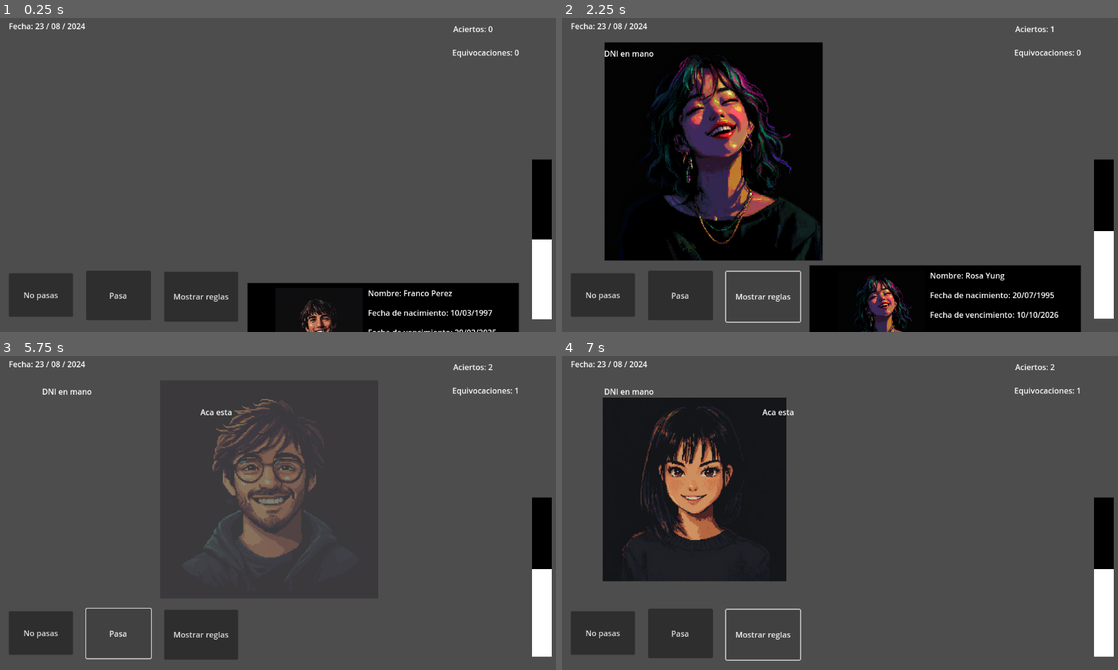
Above: before the commit, frames 1-4 (two rows, left to right).
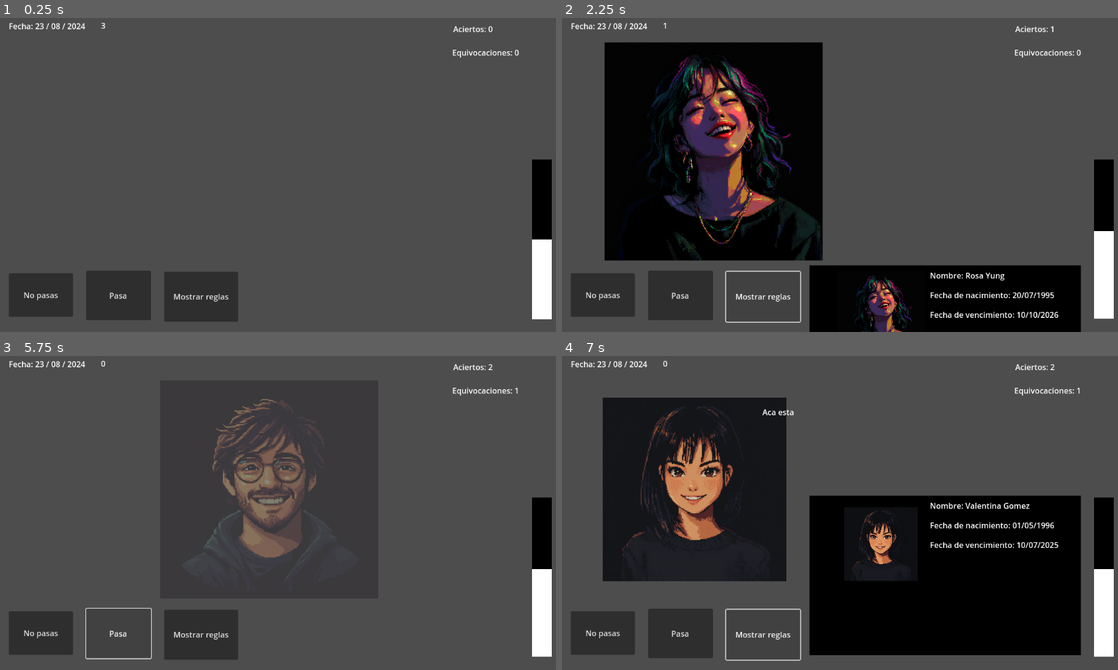
Above: after the commit, the same moments.

Repository: joacoague15/dni-en-mano
Game: Godot game, scene res://main_scene.tscn
The game is run twice, just before and just after one commit, with the same random seed, the same clock (stepped at 60 frames per second) and the same inputs.
Inputs:
- Up to frame 1 (0.25 s): no input
- Up to frame 2 (2.25 s): click "Pasa" at 0.5 s; click "Mostrar reglas" at 1.25 s; click "Ocultar" at 2 s
- Up to frame 3 (5.75 s): click "Pasa" at 2.75 s; click "Mostrar reglas" at 3.5 s; click "Ocultar" at 4.25 s; click "Pasa" at 5 s
- Up to frame 4 (7 s): click "Mostrar reglas" at 5.75 s; click "Ocultar" at 6.5 s

The runs differ from the first frame. In frame 1, 7.6% of the frame differs, in the area x 18-94%, y 1-100%; in frame 2, 0.1%; in frame 3, 0.2%; in frame 4, 25%, in the area x 7-94%, y 1-96%.

Commit message:
Improving and fixing errors on dialogue and animations

Diff:
--- /dev/null
+++ b/CountdownNode.gd
@@ -0,0 +1,29 @@
+extends Node
+
+@onready var countdown_label = $CountdownLabel
+@onready var countdown_timer = $CountdownTimer
+
+var countdown_time = 3
+
+func _ready():
+	countdown_timer.wait_time = 1.0
+	countdown_timer.one_shot = false
+	countdown_timer.start()
+	update_countdown_label()
+
+	countdown_timer.timeout.connect(_on_CountdownTimer_timeout)
+
+func _on_CountdownTimer_timeout():
+	countdown_time -= 1
+	update_countdown_label()
+
+	if countdown_time <= 0:
+		countdown_timer.stop()
+		countdown_time = 0
+		on_countdown_finished()
+
+func update_countdown_label():
+	countdown_label.text = str(countdown_time)
+
+func on_countdown_finished():
+	print("Countdown finished!")
--- a/character_random_selector.gd
+++ b/character_random_selector.gd
@@ -30,6 +30,8 @@
 
 var correct_characters = 0
 var incorrect_characters = 0
+
+var active_dni_disappear = false
 
 func _ready():
 	select_random_person()
@@ -65,7 +67,7 @@
 		print("No valid person or list is empty.")
 
 func _on_animation_player_animation_started(anim_name):
-	if anim_name == "slide_and_fade" and persons.size() > 0:
+	if anim_name == "slide_and_fade" and persons.size() > 0 and active_dni_disappear:
 		dni_animation_player.play("dni_disappear")
 
 func _on_animation_player_animation_finished(anim_name):
@@ -75,13 +77,13 @@
 		$CharacterSprite.modulate.a = 1.0
 		_show_and_slide_in()
 	if anim_name == "slide_and_appear":
-		var current_dialogue_index = 0
-		$DialogueControl.show_dialogue(current_dialogue_index)
+		$DialogueControl.show_dialogue()
 		dni_animation_player.play("dni_appear")
 
 func _show_and_slide_in():
 	$CharacterSprite.visible = true
 	character_animation_player.play("slide_and_appear")
+	active_dni_disappear = true
 	persons.remove_at(selected_index)
 	var selected_index = -1
 	var previous_index = -1
--- a/dialogueControl.gd
+++ b/dialogueControl.gd
@@ -2,20 +2,37 @@
 
 @onready var player_dialogue_label = $PlayerDialogueLabel
 @onready var character_dialogue_label = $CharacterDialogueLabel
+@onready var dni_animation_player = get_node("../DNIInformation/DNIAnimationPlayer")
 
 var dialogues = [
-	{"character": "Player", "text": "DNI en mano", "time": 2.0},
-	{"character": "Character", "text": "Aca esta", "time": 2.0},
+	{"character": "Player", "text": "DNI en mano", "time": 1.4},
+	{"character": "Character", "text": "Aca esta", "time": 1},
 ]
 
-func show_dialogue(index):
+var index = 0
+
+func show_dialogue():
 	if index < dialogues.size():
 		var dialogue = dialogues[index]
+		if index == 0:
+			await get_tree().create_timer(0.8).timeout
+
 		if dialogue["character"] == "Player":
 			player_dialogue_label.text = dialogue["text"]
+			player_dialogue_label.visible = true
 		else:
 			character_dialogue_label.text = dialogue["text"]
+			character_dialogue_label.visible = true
 
 		await get_tree().create_timer(dialogue["time"]).timeout
 		index += 1
-		show_dialogue(index)
+		show_dialogue()
+	else:
+		await get_tree().create_timer(0.5).timeout
+		dni_animation_player.play("dni_appear")
+		hide_dialogues()
+		index = 0
+
+func hide_dialogues():
+	player_dialogue_label.visible = false
+	character_dialogue_label.visible = false
--- a/main_scene.tscn
+++ b/main_scene.tscn
@@ -1,8 +1,9 @@
-[gd_scene load_steps=15 format=3 uid="uid://b5aa8bbwpr8mm"]
+[gd_scene load_steps=16 format=3 uid="uid://b5aa8bbwpr8mm"]
 
 [ext_resource type="Script" path="res://character_random_selector.gd" id="1_3f8pj"]
 [ext_resource type="Script" path="res://dni_information.gd" id="2_m835h"]
 [ext_resource type="Script" path="res://dialogueControl.gd" id="3_sps78"]
+[ext_resource type="Script" path="res://CountdownNode.gd" id="4_08bw2"]
 
 [sub_resource type="Animation" id="Animation_51mvr"]
 length = 0.001
@@ -311,6 +312,22 @@
 offset_right = -0.280029
 offset_bottom = 0.159988
 
+[node name="CountdownNode" type="Node" parent="."]
+script = ExtResource("4_08bw2")
+
+[node name="CountdownTimer" type="Timer" parent="CountdownNode"]
+
+[node name="CountdownLabel" type="Label" parent="CountdownNode"]
+anchors_preset = -1
+anchor_left = 0.179
+anchor_top = 0.017
+anchor_right = 0.227
+anchor_bottom = 0.077
+offset_left = -0.208008
+offset_top = -0.0160007
+offset_right = 0.495972
+offset_bottom = 0.103996
+
 [connection signal="animation_finished" from="CharacterSprite/AnimationPlayer" to="." method="_on_animation_player_animation_finished"]
 [connection signal="animation_started" from="CharacterSprite/AnimationPlayer" to="." method="_on_animation_player_animation_started"]
 [connection signal="pressed" from="AcceptButton" to="." method="_on_accept_button_pressed"]
